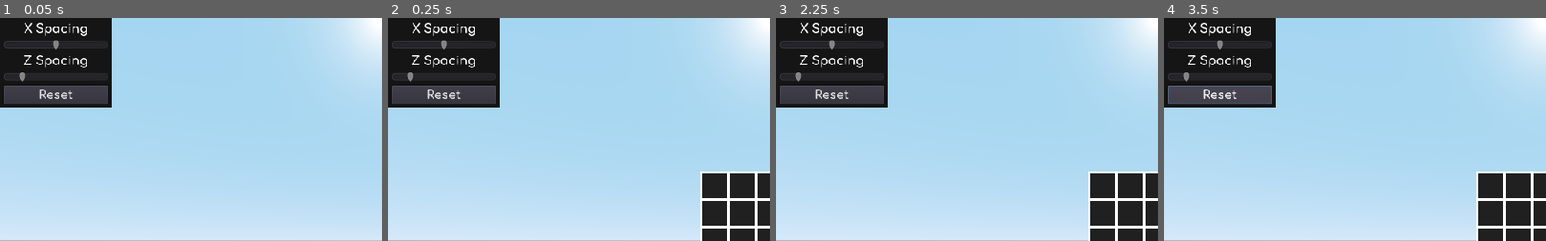
Above: before the commit, frames 1-4 (left to right).
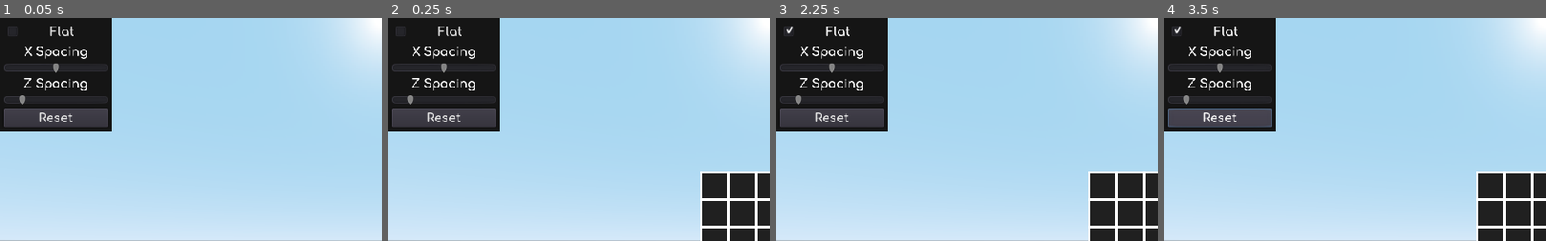
Above: after the commit, the same moments.

Repository: Iddmeister/MultidimensionalWordle
Game: Godot game, scene res://Game/Game.tscn
Two runs of this game, one before a commit and one after it. Both use one fixed random seed, a clock stepped at 60 frames per second and the inputs below. Before the commit the project has no main scene; this scene is started directly in both runs.
Inputs (mouse positions are % of the whole screen's width and height, from its top left):
- Up to frame 1 (0.05 s): no input
- Up to frame 2 (0.25 s): no input
- Up to frame 3 (2.25 s): click (7, 3) at 0.5 s, where only the run after the commit has a clickable "Flat"; click (7, 3) at 1.25 s, where only the run after the commit has a clickable "Flat"; click (7, 3) at 2 s, where only the run after the commit has a clickable "Flat"
- Up to frame 4 (3.5 s): click "Reset" at 2.75 s
The pictures show only the part of the screen within x 0-50%, y 0-50%; the shares and areas given below are measured in that part.

The runs differ from the first frame. In frame 1, 6.5% of the frame differs, in the area x 0-30%, y 2-51%; in frame 2, 6.5%; in frame 3, 6.5%; in frame 4, 7.2%.

Commit message:
Board Clicking

Diff:
--- a/Board/BoardSprite.tscn
+++ b/Board/BoardSprite.tscn
@@ -1,8 +1,13 @@
-[gd_scene load_steps=2 format=2]
+[gd_scene load_steps=3 format=2]
 
 [ext_resource path="res://Board/Grid.tscn" type="PackedScene" id=1]
 
-[node name="BoardSprite" type="Sprite3D"]
+[sub_resource type="BoxShape" id=1]
+extents = Vector3( 2.5, 2.5, 0.05 )
+
+[node name="BoardSprite" type="Sprite3D" groups=[
+"Board",
+]]
 
 [node name="Viewport" type="Viewport" parent="."]
 size = Vector2( 500, 500 )
@@ -14,3 +19,6 @@
 [node name="Grid" parent="Viewport" instance=ExtResource( 1 )]
 
 [node name="Area" type="Area" parent="."]
+
+[node name="CollisionShape" type="CollisionShape" parent="Area"]
+shape = SubResource( 1 )
--- a/Board/Letter.tscn
+++ b/Board/Letter.tscn
@@ -15,7 +15,9 @@
 size = 64
 font_data = ExtResource( 1 )
 
-[node name="Letter" type="Label"]
+[node name="Letter" type="Label" groups=[
+"Letter",
+]]
 margin_right = 40.0
 margin_bottom = 40.0
 rect_min_size = Vector2( 100, 100 )
--- a/Game/3DGrid.gd
+++ b/Game/3DGrid.gd
@@ -15,7 +15,18 @@
 		board.transform.origin.z = (b-2)*zspacing
 		board.transform.origin.x = (b-2)*-xspacing
 		board.texture = board.get_node("Viewport").get_texture()
+		var area:Area = board.get_node("Area")
+		area.connect("input_event", self, "boardEvent", [board])
 
+	pass
+
+func boardEvent(cam, event, pos, normal, index, board:Sprite3D):
+	if event is InputEventMouseButton and event.is_action("pan"):
+		if event.is_pressed():
+			var p = get_parent().get_node("Pivot")
+			move.interpolate_property(p, "transform:origin:x", null, board.transform.origin.x, speed, Tween.TRANS_SINE, Tween.EASE_IN_OUT)
+			move.interpolate_property(p, "transform:origin:z", null, board.transform.origin.z, speed, Tween.TRANS_SINE, Tween.EASE_IN_OUT)
+			move.start()
 	pass
 
 
@@ -42,3 +53,7 @@
 func _on_zspacing_value_changed(value):
 	zspacing = value
 	changeLayout(xspacing, zspacing)
+
+
+func _on_CheckBox_toggled(button_pressed):
+	get_tree().set_group("Board", "billboard", button_pressed)
--- a/Game/Game.tscn
+++ b/Game/Game.tscn
@@ -52,7 +52,7 @@
 
 [node name="MarginContainer" type="MarginContainer" parent="UI/PanelContainer"]
 margin_right = 150.0
-margin_bottom = 121.0
+margin_bottom = 152.0
 custom_constants/margin_right = 5
 custom_constants/margin_top = 5
 custom_constants/margin_left = 5
@@ -62,41 +62,50 @@
 margin_left = 5.0
 margin_top = 5.0
 margin_right = 145.0
-margin_bottom = 116.0
+margin_bottom = 147.0
 alignment = 1
 
+[node name="CheckBox" type="CheckBox" parent="UI/PanelContainer/MarginContainer/VBoxContainer"]
+margin_right = 140.0
+margin_bottom = 27.0
+focus_mode = 0
+text = "Flat"
+align = 1
+
 [node name="Label" type="Label" parent="UI/PanelContainer/MarginContainer/VBoxContainer"]
+margin_top = 31.0
 margin_right = 140.0
-margin_bottom = 19.0
+margin_bottom = 50.0
 text = "X Spacing"
 align = 1
 
 [node name="xspacing" type="HSlider" parent="UI/PanelContainer/MarginContainer/VBoxContainer"]
-margin_top = 23.0
+margin_top = 54.0
 margin_right = 140.0
-margin_bottom = 39.0
+margin_bottom = 70.0
 min_value = -7.0
 max_value = 7.0
 
 [node name="Label2" type="Label" parent="UI/PanelContainer/MarginContainer/VBoxContainer"]
-margin_top = 43.0
+margin_top = 74.0
 margin_right = 140.0
-margin_bottom = 62.0
+margin_bottom = 93.0
 text = "Z Spacing"
 align = 1
 
 [node name="zspacing" type="HSlider" parent="UI/PanelContainer/MarginContainer/VBoxContainer"]
-margin_top = 66.0
+margin_top = 97.0
 margin_right = 140.0
-margin_bottom = 82.0
+margin_bottom = 113.0
 max_value = 7.0
 value = 1.0
 
 [node name="Reset" type="Button" parent="UI/PanelContainer/MarginContainer/VBoxContainer"]
-margin_top = 86.0
+margin_top = 117.0
 margin_right = 140.0
-margin_bottom = 111.0
+margin_bottom = 142.0
 text = "Reset"
 
+[connection signal="toggled" from="UI/PanelContainer/MarginContainer/VBoxContainer/CheckBox" to="3DGrid" method="_on_CheckBox_toggled"]
 [connection signal="value_changed" from="UI/PanelContainer/MarginContainer/VBoxContainer/xspacing" to="3DGrid" method="_on_xspacing_value_changed"]
 [connection signal="value_changed" from="UI/PanelContainer/MarginContainer/VBoxContainer/zspacing" to="3DGrid" method="_on_zspacing_value_changed"]
--- a/project.godot
+++ b/project.godot
@@ -11,6 +11,7 @@
 [application]
 
 config/name="Multidimensional Wordle"
+run/main_scene="res://Game/Game.tscn"
 config/icon="res://icon.png"
 
 [input]
